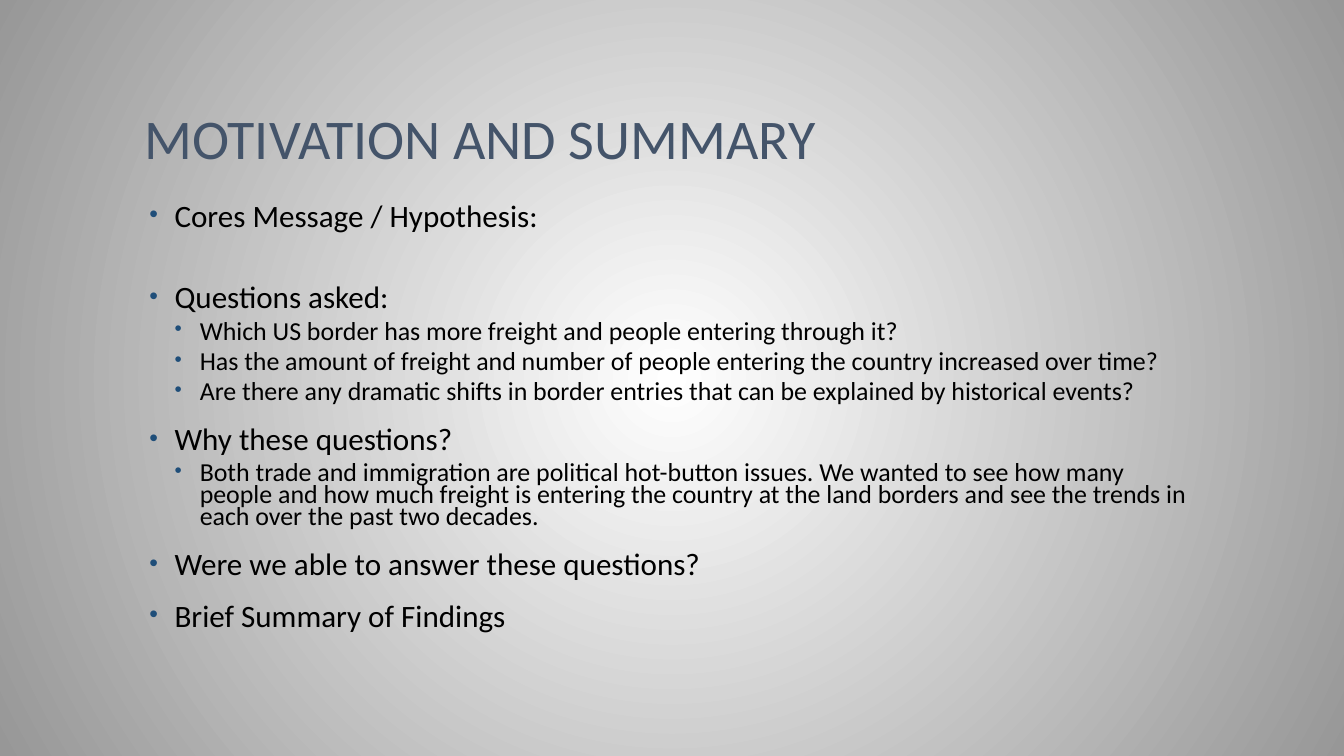
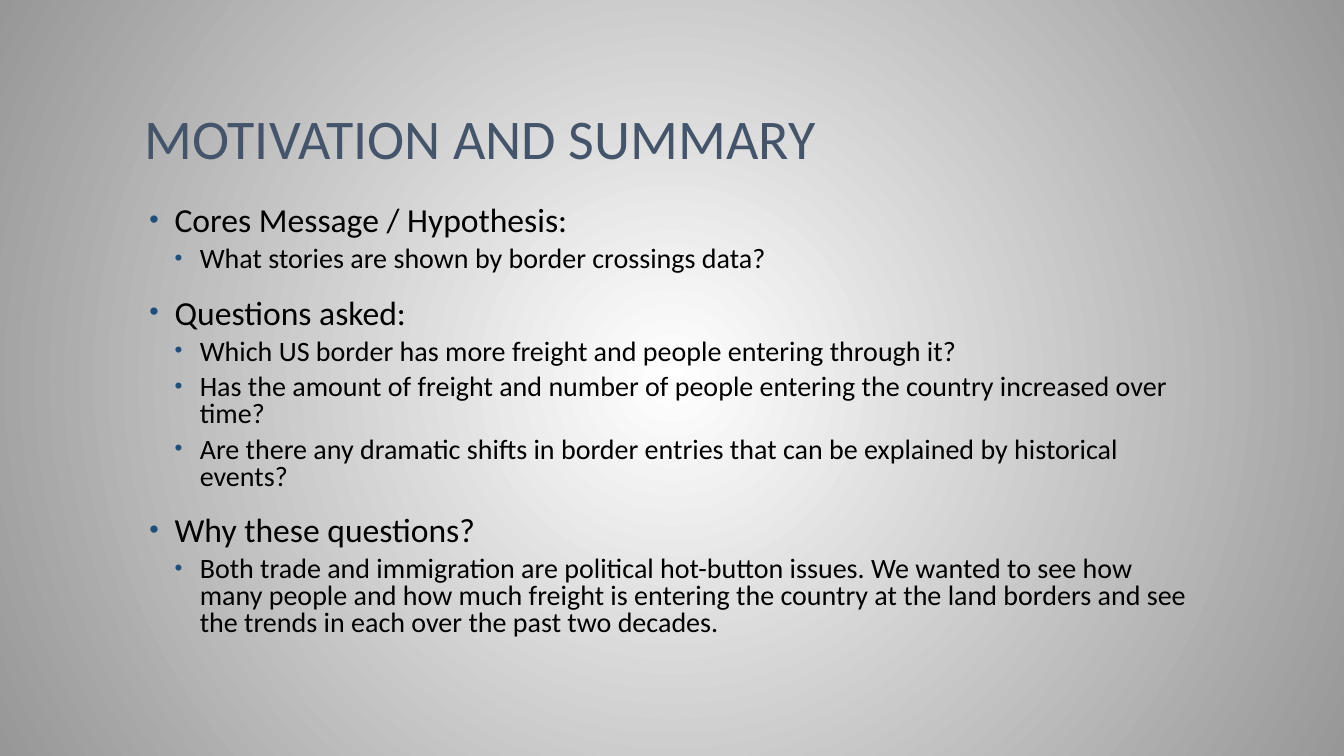
Before and after one commit to philipayazi/Project1_BorderEntries, a slide deck: slide 2 of Border entries x Trade.pptx. Drawn at 1344x756 pixels with LibreOffice and Linux fonts; fonts in the diff are those of the drawing. Boxes give left, top, right and bottom in pixels: in the first picture for what was removed or moved away, otherwise in the second. Text is boxed around its words. In the diff, an @@ line names an element or a change of style, - is before the commit and + after.

```diff
--- a/Border entries x Trade.pptx
+++ b/Border entries x Trade.pptx
@@ text at (175, 208, 1186, 637): size 22.2 to 24 pt in "Cores Message / Hypothesis:", "Questions asked:", "Why these questions?"; size 18.5 to 20 pt in "Which US border has more freight and ...", "Has the amount of freight and number ...", "Are there any dramatic shifts in border ...", "Both trade and immigration are political hot-button ..."; line spacing 0.7 to 0.8 @@
@@ text at (200, 248, 765, 273): paragraph added @@
+  • What stories are shown by border crossings data?
@@ text at (175, 553, 699, 633): paragraphs removed @@
-• Were we able to answer these questions?
-• Brief Summary of Findings
```
Also in this commit, not shown: 4 other slides changed, 8 slides added.
